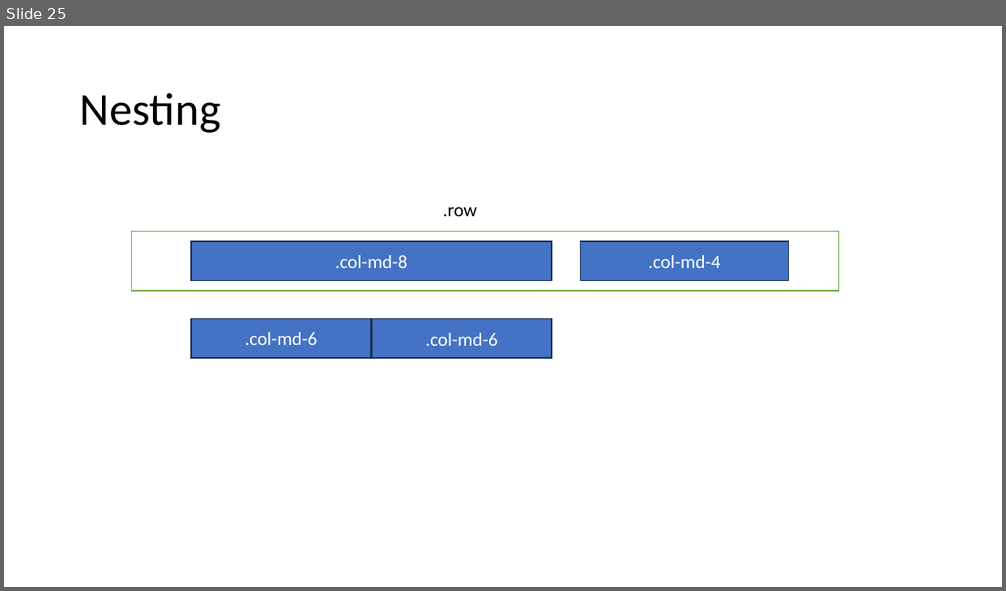
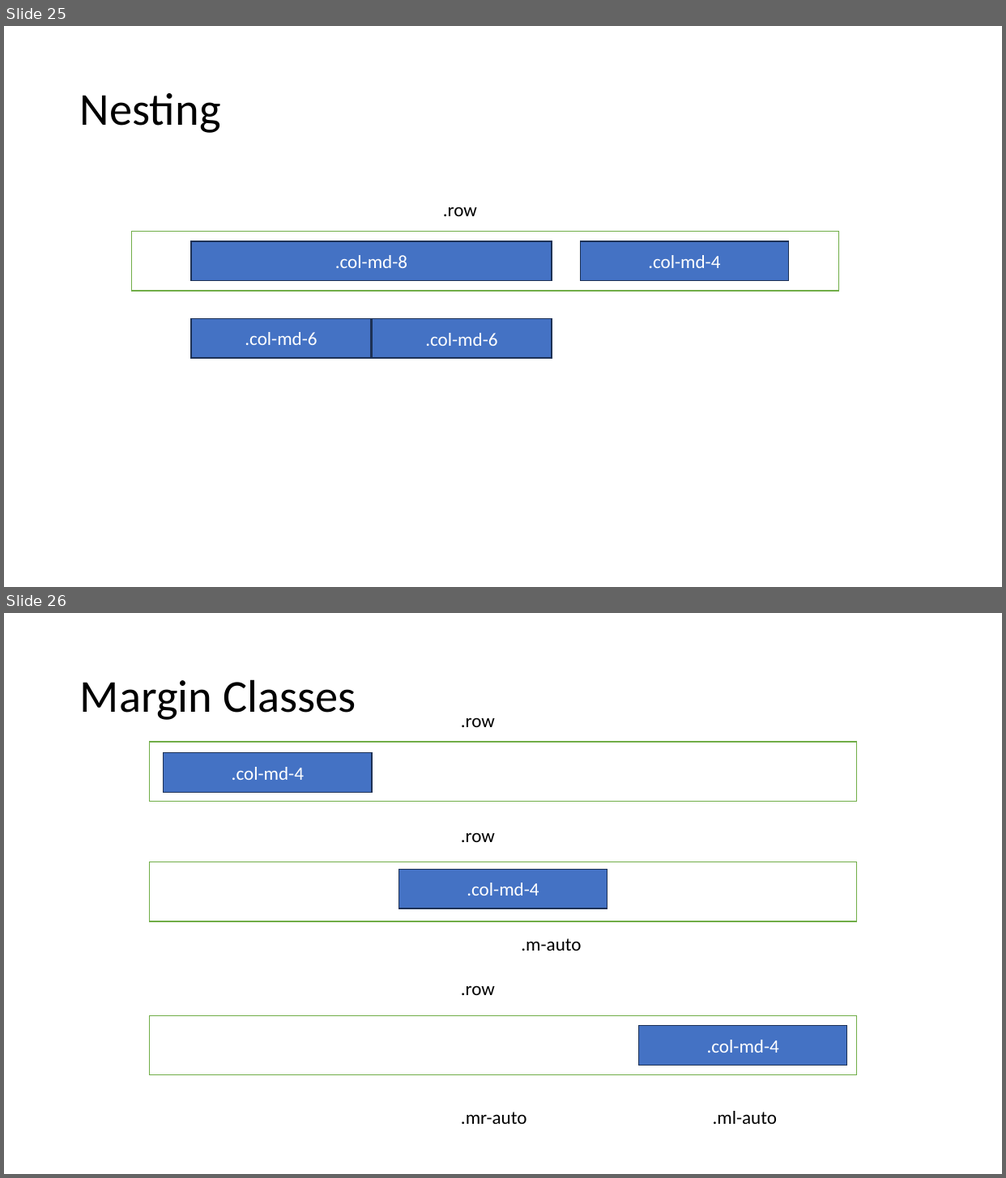
Before and after one commit to PiyushChaturvedii/Batch05, a slide deck: Bootstrap.pptx. Shown one above the other, each under a label of ours: slide 25 before the commit, slides 25 and 26 after it. The pictures are 1006x591 and 1006x1178 pixels, drawn with LibreOffice and Linux fonts; fonts in the diff are those of the drawing. Boxes give left, top, right and bottom in pixels: in the first picture for what was removed or moved away, otherwise in the second. Text is boxed around its words. In the diff, an @@ line names an element or a change of style, - is before the commit and + after.

```diff
--- a/Bootstrap.pptx
+++ b/Bootstrap.pptx
@@ slide 26 added at [4,613,1002,1174], background #FFFFFF @@
@@ title added at [80,679,356,720], 44 pt, text #000000 @@
+Margin Classes
@@ text added at [461,717,495,727], 18 pt, text #000000 @@
+.row
@@ rectangle added at [149,742,856,801], fill #FFFFFF, outline #70AD47 1 pt @@
@@ rectangle added at [164,753,372,793], fill #4472C4, outline #1E3256 1 pt, 18 pt, text #FFFFFF @@
+.col-md-4
@@ text added at [461,833,495,842], 18 pt, text #000000 @@
+.row
@@ rectangle added at [149,862,856,922], fill #FFFFFF, outline #70AD47 1 pt @@
@@ rectangle added at [399,869,607,909], fill #4472C4, outline #1E3256 1 pt, 18 pt, text #FFFFFF @@
+.col-md-4
@@ text added at [521,939,581,951], 18 pt, text #000000 @@
+.m-auto
@@ text added at [461,986,495,995], 18 pt, text #000000 @@
+.row
@@ rectangle added at [149,1016,856,1075], fill #FFFFFF, outline #70AD47 1 pt @@
@@ rectangle added at [639,1025,847,1065], fill #4472C4, outline #1E3256 1 pt, 18 pt, text #FFFFFF @@
+.col-md-4
@@ text added at [461,1112,527,1124], 18 pt, text #000000 @@
+.mr-auto
@@ text added at [713,1111,777,1124], 18 pt, text #000000 @@
+.ml-auto
```
Also in this commit, not shown: 5 other slides added, 1 slide removed, 31 other files.
